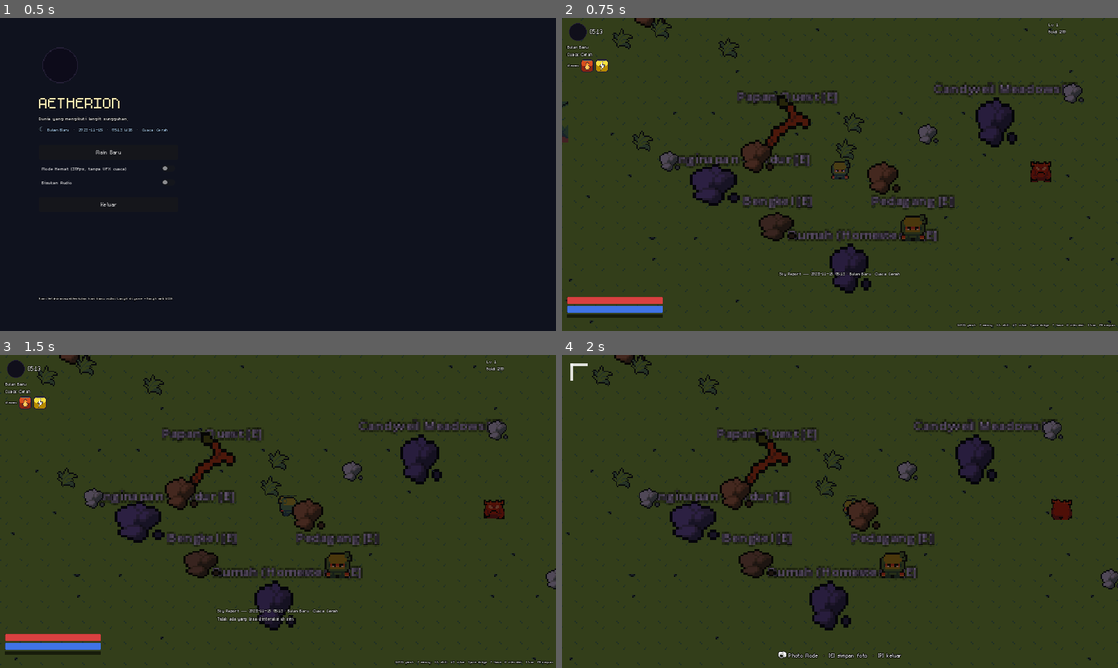
Above: before the commit, frames 1-4 (two rows, left to right).
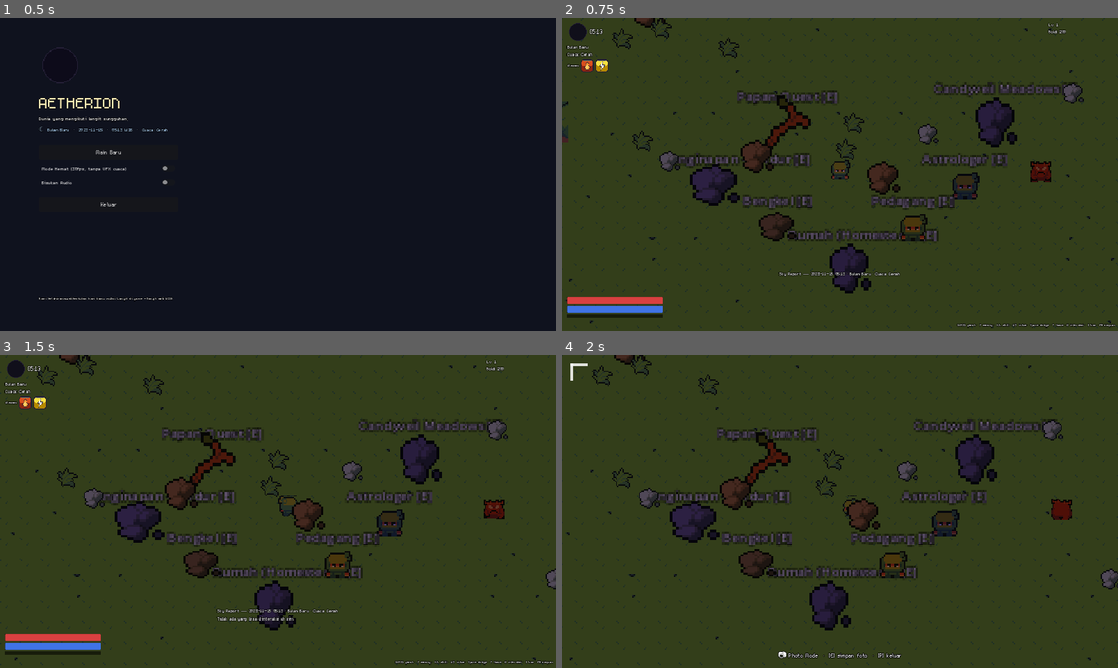
Above: after the commit, the same moments.

Repository: lifkieh/Aetherion
Game: Godot game, scene res://scenes/ui/MainMenu.tscn
The game is run twice, just before and just after one commit, with the same random seed, the same clock (stepped at 60 frames per second) and the same inputs.
Inputs:
- Up to frame 1 (0.5 s): no input
- Up to frame 2 (0.75 s): click "Main Baru" at 0.5 s
- Up to frame 3 (1.5 s): tap Enter at 1.25 s; hold D (move_right) from 1.28 s (still down); hold E (interact) from 1.28 s (still down)
- Up to frame 4 (2 s): keep holding D (move_right); keep holding E (interact); tap P (photo_mode) at 1.55 s

Frame 1 is identical in both runs. In frame 2, 0.7% of the frame differs, in the area x 64-81%, y 43-58%; in frame 3, 0.7%, in the area x 62-78%, y 43-58%; in frame 4, 0.7%.

Commit message:
Feature: Astrologer + in-game Sky Calendar - current moon/tide/weather, weekly prophecy riddle (hints Hidden Scenario), real upcoming sky events w/ day countdowns; GameClock days_until/upcoming_events; 109/109 tests
Co-Authored-By: Claude Opus 4.8 (1M context) <noreply@anthropic.com>

Diff:
--- a/game/autoload/GameClock.gd
+++ b/game/autoload/GameClock.gd
@@ -136,6 +136,30 @@
 			return e.get("name", "")
 	return ""
 
+## Whole days from now (WIB) until an ISO date "YYYY-MM-DD" (negative if past).
+func days_until(iso_date: String) -> int:
+	var target := Time.get_unix_time_from_datetime_string(iso_date + "T00:00:00")
+	var now := Time.get_unix_time_from_system() + WIB_OFFSET
+	# compare against WIB midnight today
+	var d := now_wib()
+	var today_mid := Time.get_unix_time_from_datetime_string("%04d-%02d-%02dT00:00:00" % [d.year, d.month, d.day])
+	return int(round((target - today_mid) / 86400.0))
+
+## Next `limit` sky-calendar events, soonest first, with day countdowns.
+func upcoming_events(limit: int = 5) -> Array:
+	_ensure_calendar()
+	var out: Array = []
+	for e in _sky_calendar:
+		var dleft := days_until(e.get("date", ""))
+		if dleft >= 0:
+			out.append({"name": e.get("name", ""), "date": e.get("date", ""), "days": dleft, "type": e.get("type", "")})
+	out.sort_custom(func(a, b): return a.days < b.days)
+	return out.slice(0, limit)
+
+## WIB week index (for the weekly prophecy rotation).
+func week_index() -> int:
+	return int((Time.get_unix_time_from_system() + WIB_OFFSET) / 604800)
+
 # --- Tick / signal emission -------------------------------------------------
 
 func _tick(force: bool) -> void:
--- a/game/scenes/Main.gd
+++ b/game/scenes/Main.gd
@@ -321,6 +321,10 @@
 	add_child(board)
 	board.setup("board")
 	board.global_position = center + Vector2(-40, -40)
+	var astro := preload("res://scenes/world/Interactable.tscn").instantiate()
+	add_child(astro)
+	astro.setup("astrologer")
+	astro.global_position = center + Vector2(96, 8)
 	# fishing ponds scattered around the region
 	for p in [Vector2(-260, 180), Vector2(300, -220), Vector2(-320, -180)]:
 		var pond := preload("res://scenes/world/Interactable.tscn").instantiate()
--- a/game/scenes/ui/MenuUI.gd
+++ b/game/scenes/ui/MenuUI.gd
@@ -137,6 +137,38 @@
 		"system": _build_system()
 		"pedia": _build_pedia()
 		"quest": _build_quests()
+		"sky": _build_sky()
+
+func _build_sky() -> void:
+	title.text = "Menara Astrologer"
+	content.add_child(_mk_label("☾ Fase: %s   ·   %s %s WIB" % [GameClock.moon_name(), GameClock.date_string(), GameClock.time_string()], 16))
+	var tide := GameClock.tide_level()
+	var tide_txt := "Pasang tinggi" if tide > 0.3 else ("Surut ekstrem" if tide < -0.3 else "Normal")
+	content.add_child(_mk_label("Pasang-surut: %s   ·   Cuaca: %s" % [tide_txt, WorldState.weather.capitalize()], 14))
+	var rasi: String = PlayerData.birth_sign if PlayerData.birth_sign != "" else "-"
+	content.add_child(_mk_label("Rasi Kelahiranmu: %s" % rasi, 14))
+	content.add_child(_mk_label("— Ramalan Mingguan —", 16))
+	var prophecy := _weekly_prophecy()
+	var pl := _mk_label(prophecy, 14)
+	pl.autowrap_mode = TextServer.AUTOWRAP_WORD
+	pl.custom_minimum_size = Vector2(500, 0)
+	pl.add_theme_color_override("font_color", Color(0.8, 0.85, 1.0))
+	content.add_child(pl)
+	content.add_child(_mk_label("— Langit Mendatang (kalender nyata) —", 16))
+	var events: Array = GameClock.upcoming_events(6)
+	if events.is_empty():
+		content.add_child(_mk_label("(tak ada event terjadwal)", 13))
+	for e in events:
+		var when := "hari ini" if e.days == 0 else ("besok" if e.days == 1 else "%d hari lagi" % e.days)
+		content.add_child(_mk_label("✦ %s — %s (%s)" % [e.name, e.date, when], 14))
+
+func _weekly_prophecy() -> String:
+	# Rotating riddle that hints at an active/eligible Hidden Scenario (v0.3 §3.2).
+	var scs: Array = Db.scenarios.filter(func(s): return s.has("hint"))
+	if scs.is_empty():
+		return "Langit sunyi minggu ini."
+	var pick: Dictionary = scs[GameClock.week_index() % scs.size()]
+	return "\"%s\"" % pick.get("hint", "")
 
 func _build_quests() -> void:
 	title.text = "Papan Quest Harian"
--- a/game/scenes/world/Interactable.gd
+++ b/game/scenes/world/Interactable.gd
@@ -16,7 +16,15 @@
 	_build()
 
 func _build() -> void:
-	if kind == "pond":
+	if kind == "astrologer":
+		var at := AtlasTexture.new()
+		at.atlas = load("res://assets/game/sprites/player/idle.png")
+		at.region = Rect2(0, 0, 16, 16)
+		sprite.texture = at
+		sprite.scale = Vector2(1.4, 1.4)
+		sprite.modulate = Color(0.7, 0.7, 1.0)
+		label.text = "Astrologer [E]"
+	elif kind == "pond":
 		sprite.texture = load("res://assets/game/tiles/pond.png")
 		sprite.scale = Vector2(1.6, 1.6)
 		label.text = "Memancing [E]"
@@ -59,6 +67,8 @@
 		menu.open("shop", self)
 	elif kind == "board":
 		menu.open("quest", self)
+	elif kind == "astrologer":
+		menu.open("sky", self)
 	else:
 		menu.open("crafting", self)
 
--- a/game/tests/TestRunner.gd
+++ b/game/tests/TestRunner.gd
@@ -25,6 +25,7 @@
 	_test_quests()
 	_test_evolution()
 	_test_fishing()
+	_test_skycalendar()
 	await _test_bugfixes()
 	print("===== RESULT: %d passed, %d failed =====\n" % [passed, failed])
 	get_tree().quit(1 if failed > 0 else 0)
@@ -160,6 +161,21 @@
 	check("backdated plot is ready", st.ready and st.stage == st.stages)
 	var young := {"crop_id": "mintleaf", "planted_at_unix": GameClock.unix_now() - int(grow / 4)}
 	check("young plot not ready", not HomesteadSystem.plot_status(young).ready)
+
+func _test_skycalendar() -> void:
+	print("[Sky Calendar]")
+	check("sky calendar loaded", Db.sky_calendar.size() > 0)
+	check("days_until today == 0", GameClock.days_until(GameClock.date_string()) == 0)
+	check("days_until far future > 0", GameClock.days_until("2099-01-01") > 0)
+	check("days_until past < 0", GameClock.days_until("2000-01-01") < 0)
+	var ev: Array = GameClock.upcoming_events(6)
+	var sorted := true
+	var non_neg := true
+	for i in range(ev.size()):
+		if ev[i].days < 0: non_neg = false
+		if i > 0 and ev[i - 1].days > ev[i].days: sorted = false
+	check("upcoming events non-negative", non_neg)
+	check("upcoming events sorted ascending", sorted)
 
 func _test_fishing() -> void:
 	print("[FishingSystem]")
Not shown, added: reports/astrologer.png
